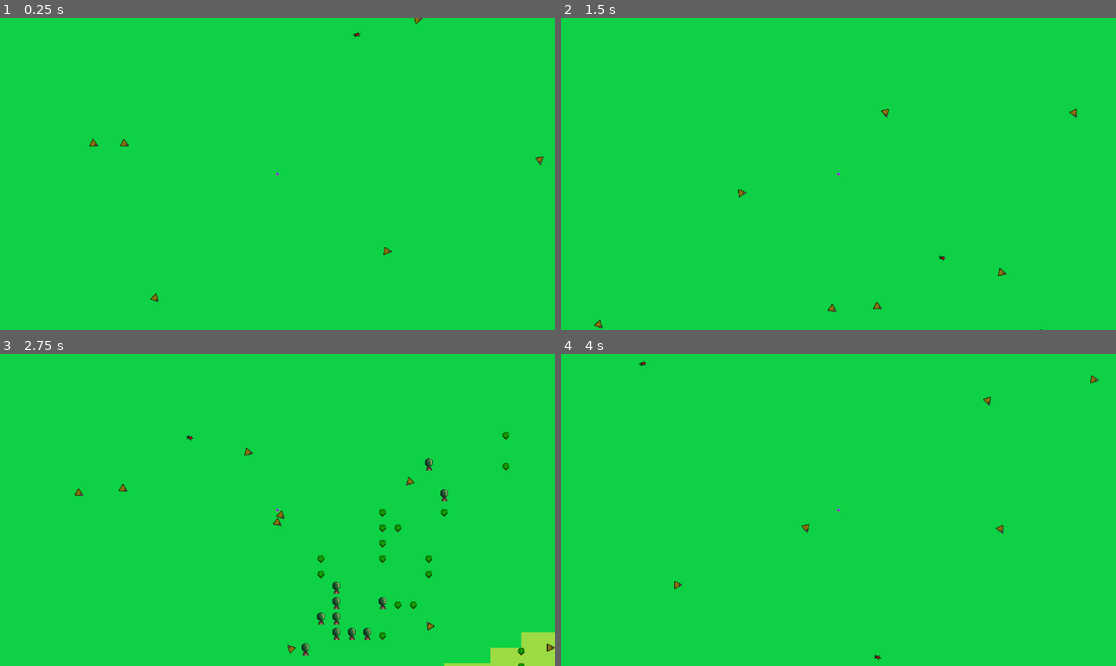
Above: before the commit, frames 1-4 (two rows, left to right).
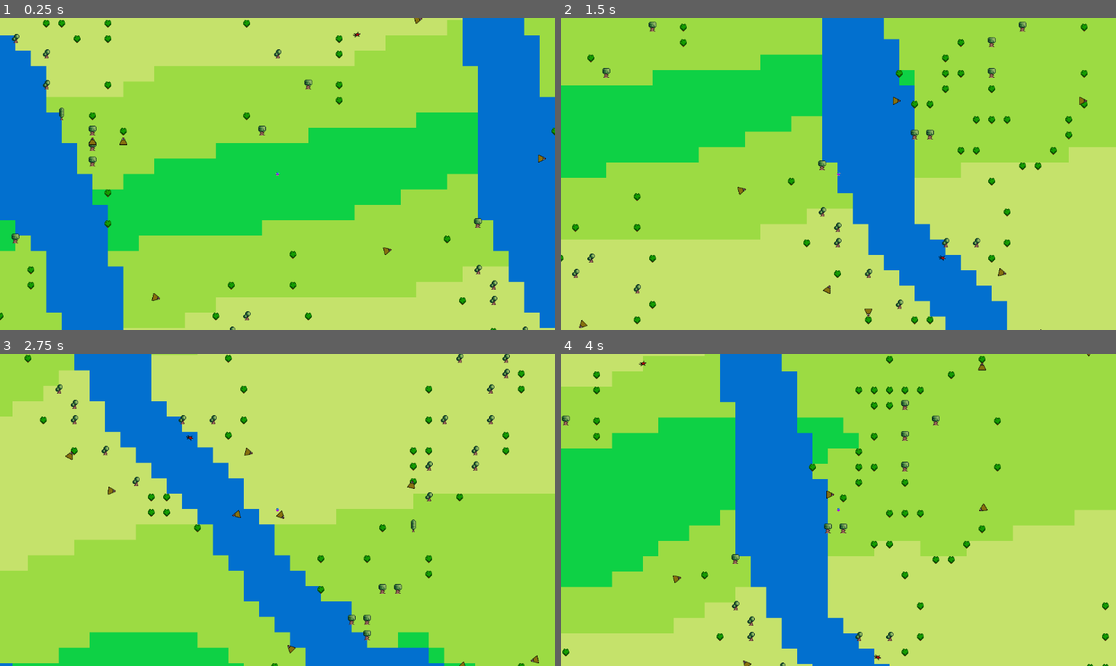
Above: after the commit, the same moments.

Repository: JimBimBomBom/Bakalarka---CLEAN
Game: Godot game, scene res://SCENES/world_scene.tscn
Same seed, same stepped clock (60 frames per second), same inputs: the game is played once before the commit and once after it.
Inputs:
- Up to frame 1 (0.25 s): no input
- Up to frame 2 (1.5 s): hold Right (ui_right) 0.53-1.28 s; hold Down (ui_down) from 1.28 s (still down)
- Up to frame 3 (2.75 s): release Down (ui_down) at 2.03 s; hold Right (ui_right) from 2.03 s (still down)
- Up to frame 4 (4 s): release Right (ui_right) at 2.78 s; hold Up (ui_up) 2.78-3.53 s; hold Left (ui_left) from 3.53 s (still down)

The runs differ from the first frame. In frame 1, 83% of the frame differs, in the area x 0-100%, y 0-100%; in frame 2, 88%; in frame 3, 96%; in frame 4, 87%.

Commit message:
Added backbone of future dynamic seasons and weather

Diff:
--- a/Simulation/SCRIPTS/Global/World_Variables.gd
+++ b/Simulation/SCRIPTS/Global/World_Variables.gd
@@ -4,8 +4,7 @@
 # add energy cost to reproduction
 # fix water spawning -> too rare atm, and all water regions are very small
 
-var map_scene = load("res://SCENES/tile_map.tscn")
-var Map : Tile_Map_Class = map_scene.instantiate()
+var Map
 
 var player_scene = load("res://SCENES/player.tscn")
 var Player : CharacterBody2D = player_scene.instantiate()
@@ -17,13 +16,31 @@
 var moist_seed = randi()
 var fast_noise = FastNoiseLite.new()
 
+var hour : float
 var day : int
-var day_type : Day_Type
-var hour : float
+var week : int
+var season : Season_Type
+
+var temperature_avg : float = 0
+var moisture_avg : float = 0
+
+var moisture_change_magnitude = 0.1
+
+var temp_correction_magnitude = 0.2
+var target_avg_temp : float = 0.5
+var avg_temp_interval: float = 0.5
+var season_ranges = {
+	Season_Type.SPRING: Vector2(-0.05, 0.15),
+	Season_Type.SUMMER: Vector2(-0.08, 0.12),
+	Season_Type.AUTUMN: Vector2(-0.15, 0.5),
+	Season_Type.WINTER: Vector2(-0.12, 0.8),
+}
 
 #World settings:
-var hours_in_day : float = 20
-var regrow_period : int = 7 # food regrows after x days
+var hours_in_day : float = 2
+var days_in_week : int = 1
+var weeks_in_season : int = 4
+
 var velocity_start_point = 0.3
 var resource_start_point = 0.3
 var change_age_period_mult = 10 # how many days for an "average" animal to age
@@ -67,10 +84,19 @@
 
 const Tile_Properties = preload("res://SCRIPTS/World_Generation/Tile_Properties.gd")
 
-enum Day_Type {
-	DAY,
-	NIGHT,
+enum Season_Type {
+	SPRING,
+	SUMMER,
+	AUTUMN,
+	WINTER,
 }
+enum Weather_Type {
+	CLEAR,
+	CLOUDY,
+	RAIN,
+	STORM, #only an idea atm
+}
+
 enum Vore_Type {
 	CARNIVORE,
 	HERBIVORE,
@@ -120,3 +146,7 @@
 
 func get_tile_pos(tile : Tile_Properties) -> Vector2:
 	return Vector2(tile.index.x, tile.index.y)*tile_size + tile_size/2
+
+func _ready():
+	var map_scene = load("res://SCENES/tile_map.tscn")
+	Map = map_scene.instantiate()
--- a/Simulation/SCRIPTS/NPC_FSM/Genes.gd
+++ b/Simulation/SCRIPTS/NPC_FSM/Genes.gd
@@ -8,6 +8,10 @@
 var agility : float
 var metabolic_rate : float
 var offense : float
+
+#Temperature
+var ideal_temperature : float
+var ideal_temperature_range : float
 
 #Sexual
 var male_sex_cooldown : float # redundant atm
--- a/Simulation/SCRIPTS/World_Generation/TileMap.gd
+++ b/Simulation/SCRIPTS/World_Generation/TileMap.gd
@@ -6,11 +6,11 @@
 	TEMP,
 	ALT,
 	MOIST,
-	}
+}
 
 var tiles = {}
 
-func generate_map(fast_noise, width, height, freq, oct, oct_gain):
+func generate_map(fast_noise, freq, oct, oct_gain):
 	fast_noise.fractal_type = 3
 	fast_noise.seed = randi()
 
@@ -19,24 +19,21 @@
 	fast_noise.fractal_gain = oct_gain
 
 	var grid_name = {}
-	for x in range(-width, width + 1):
-		for y in range(-height, height + 1):
+	for x in range(-World.width, World.width + 1):
+		for y in range(-World.height, World.height + 1):
 			var noise = abs(fast_noise.get_noise_2d(x,y))
 			grid_name[Vector2i(x, y)] = noise
 	return grid_name
 
 func generate_world():
-	var fast_noise = World.fast_noise
-	var width = World.width
-	var height = World.height
-	World.temperature = generate_map(fast_noise, width, height, 0.0005, 10, 0.3)
-	World.moisture = generate_map(fast_noise, width, height, 0.01, 5, 0.3)
-	World.altitude = generate_map(fast_noise, width, height, 0.005, 10, 0.3)
-	set_tiles(width, height)
+	World.temperature = generate_map(World.fast_noise, 0.005, 10, 0.3)
+	World.moisture = generate_map(World.fast_noise, 0.01, 5, 0.3)
+	World.altitude = generate_map(World.fast_noise, 0.005, 10, 0.3)
+	set_tiles()
 
-func set_tiles(width, height):
-	for x in range(-width, width + 1):
-		for y in range(-height, height + 1):
+func set_tiles():
+	for x in range(-World.width, World.width + 1):
+		for y in range(-World.height, World.height + 1):
 			var pos = Vector2i(x, y)
 			var alt = World.altitude[pos]
 			var moist = World.moisture[pos]
@@ -53,11 +50,6 @@
 		temp_type = World.Temperature_Type.TROPICAL_LAND
 	return temp_type
 
-# func set_tile_properties(tile : World.Tile_Properties, tile_biome : World.Temperature_Type,
-# 						 tile_type : World.Tile_Type):
-# 	tile.biome = tile_biome
-# 	tile.type = tile_type
-
 func create_tile_properties(pos : Vector2i, temp, moist, tile_biome, tile_type):
 	var tile = World.Tile_Properties.new()
 	tile.type = tile_type
@@ -65,13 +57,67 @@
 	tile.biome = tile_biome
 	tile.index = pos
 	tiles[pos] = tile
-	# set_tile_properties(tile, tile_biome, tile_type)
 
 func set_current_cell(pos, alt, temp, moist):
 	var temperature_type = get_type_from_temp(temp)
-	if alt < 0.2 and moist > 0.9:
+	if alt < 0.1:
 		set_cell(0, pos, 0, Vector2i(2, 2)) 	# temp_type defines the ID of our Tile_Set,
 		create_tile_properties(pos, 0, 0, temperature_type, World.Tile_Type.WATER)
 	else:
 		set_cell(0, pos, temperature_type, Vector2i(0, 0)) 	# temp_type defines the ID of our Tile_Set,
 		create_tile_properties(pos, temp, moist, temperature_type, World.Tile_Type.PLAIN)
+
+func update_map():
+	var temp_change = generate_map(World.fast_noise, 0.005, 4, 0.3)
+	var moist_change = generate_map(World.fast_noise, 0.005, 1, 0.3)
+
+	var temp_correction_factor = get_balancing_factor()
+	for x in range(-World.width, World.width + 1):
+		for y in range(-World.height, World.height + 1):
+			var seasonal_variation = temp_change[Vector2i(x, y)]
+			seasonal_variation = adjust_for_season(seasonal_variation)
+			World.temperature[Vector2i(x, y)] += seasonal_variation + temp_correction_factor * abs(seasonal_variation)
+			World.temperature[Vector2i(x, y)] = clamp(World.temperature[Vector2i(x, y)], 0.0, 1.0)
+
+			var weekly_variation = moist_change[Vector2i(x, y)]
+			weekly_variation = map(weekly_variation, 0, 1, -0.2, 0.2)
+			World.moisture[Vector2i(x, y)] += weekly_variation
+			World.moisture[Vector2i(x, y)] = clamp(World.moisture[Vector2i(x, y)], 0.0, 1.0)
+
+	set_tiles()
+
+	World.temperature_avg = calculate_average_2d_array(World.temperature)
+	World.moisture_avg = calculate_average_2d_array(World.moisture)
+
+func calculate_average_2d_array(dict: Dictionary) -> float:
+	var sum : float = 0
+	var count = 0
+	for item in dict.values():
+		sum += item
+		count += 1
+
+	if count > 0:
+		return sum / count
+	else:
+		return 0
+
+func get_balancing_factor() -> float:
+	var correction_factor = 0
+	var current_avg_temp = World.temperature_avg
+	var target_avg_temp = World.target_avg_temp
+	var lower_bound = target_avg_temp - World.avg_temp_interval
+	var upper_bound = target_avg_temp + World.avg_temp_interval
+
+	if current_avg_temp < lower_bound:
+		correction_factor = World.temp_correction_magnitude * max(0, (current_avg_temp - target_avg_temp) / target_avg_temp)
+	if current_avg_temp > upper_bound:
+		correction_factor = World.temp_correction_magnitude * (-max(0, (current_avg_temp - target_avg_temp) / target_avg_temp))
+
+	return correction_factor
+
+func adjust_for_season(seasonal_variation: float) -> float:
+	var range = World.season_ranges[World.season]
+	return map(seasonal_variation, 0, 1, range.x, range.y)
+
+func map(value: float, start1: float, stop1: float, start2: float, stop2: float) -> float:
+	return start2 + (stop2 - start2) * ((value - start1) / (stop1 - start1))
--- a/Simulation/SCRIPTS/World_Generation/Tile_Properties.gd
+++ b/Simulation/SCRIPTS/World_Generation/Tile_Properties.gd
@@ -3,5 +3,7 @@
 var type : World.Tile_Type
 var occupied : bool
 var biome : World.Temperature_Type
+var weather : World.Weather_Type
+
 var movement_difficulty : float
 var index : Vector2i
--- a/Simulation/SCRIPTS/World_Generation/world.gd
+++ b/Simulation/SCRIPTS/World_Generation/world.gd
@@ -1,9 +1,10 @@
 extends Node2D
 
 func _init():
+	World.hour = 0
 	World.day = 0
-	# World.day_type = World.Day_Type.DAY
-	World.hour = 0
+	World.week = 0
+	World.season = World.Season_Type.SPRING
 
 func _ready():
 	add_child(World.Map)
@@ -18,12 +19,20 @@
 	var timer = get_node("HourCounter")
 	timer.timeout.connect(_do_time)
 
+func change_season() -> void:
+	World.season += 1
+	World.season %= 4 # loop back my 4 seasons
+
 func _do_time() -> void:
 	World.hour += 1
 	if World.hour >= World.hours_in_day:
 		World.day += 1
-		if World.day % World.regrow_period == 0:
-			generate_food_crops()
+		if World.day % World.days_in_week == 0:
+			World.week += 1
+			# generate_food_crops()
+			World.Map.update_map()
+			if World.week % World.weeks_in_season == 0:
+				change_season()
 		World.hour = 0
 
 func generate_food_crops():
@@ -46,27 +55,6 @@
 				place_food_crop(pos, World.Vegetation_Type.BUSH_1)
 			elif between(moist, 0.4, 0.6) and between(temp, 0.0, 0.8):
 				place_food_crop(pos, World.Vegetation_Type.BUSH_2)
-
-func generate_vegetation():
-	var width = World.width - World.edge_tiles
-	var height = World.height - World.edge_tiles
-	for x in range(-width, width + 1):
-		for y in range(-height, height + 1):
-			var pos = Vector2i(x, y)
-			# var alt = World.altitude[pos]
-			var moist = World.moisture[pos]
-			var temp = World.temperature[pos]
-
-			var tile = World.Map.tiles[pos] # placeholder fttb
-			if tile.type == World.Tile_Type.WATER || tile.occupied:
-				continue
-			if randf_range(0, 1) <= 0.75: #ADD mb custom probability?
-				continue
-
-			if between(moist, 0.6, 0.8) and between(temp, 0.4, 0.8):
-				place_vegetation(pos, World.Vegetation_Type.TREE_1)
-			elif between(moist, 0.6, 0.8) and between(temp, 0.0, 0.4):
-				place_vegetation(pos, World.Vegetation_Type.TREE_2)
 
 func place_food_crop(pos : Vector2i, type) -> void:
 	var	scene = load("res://SCENES/FoodCrop.tscn")
@@ -98,6 +86,27 @@
 	inst.position = Vector2(pos.x, pos.y)*World.tile_size
 	inst.add_to_group(World.food_crop_group)
 	add_child(inst)
+
+func generate_vegetation():
+	var width = World.width
+	var height = World.height
+	for x in range(-width, width + 1):
+		for y in range(-height, height + 1):
+			var pos = Vector2i(x, y)
+			# var alt = World.altitude[pos]
+			var moist = World.moisture[pos]
+			var temp = World.temperature[pos]
+
+			var tile = World.Map.tiles[pos] # placeholder fttb
+			if tile.type == World.Tile_Type.WATER || tile.occupied:
+				continue
+			if randf_range(0, 1) <= 0.75: #ADD mb custom probability?
+				continue
+
+			if between(moist, 0.6, 0.8) and between(temp, 0.4, 0.8):
+				place_vegetation(pos, World.Vegetation_Type.TREE_1)
+			elif between(moist, 0.6, 0.8) and between(temp, 0.0, 0.4):
+				place_vegetation(pos, World.Vegetation_Type.TREE_2)
 
 func place_vegetation(pos : Vector2i, type) -> void:
 	var scene = load("res://SCENES/Vegetation.tscn")
Not shown: 1 places in Simulation/SCENES/tile_map.tscn that only renumber resources
Not shown, changed: Books/Unconfirmed 987572.crdownload
Not shown, changed: NOTES.txt
